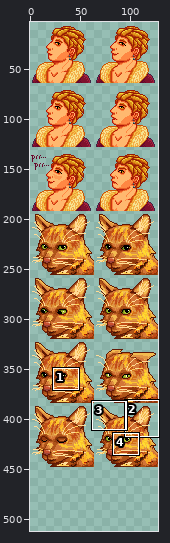
A sprite sheet gets an edit: assets/characters/TCK/catking_portraits.png. Above: a wide view before the commit, with the close-up outlined.
Close-up. As it was:
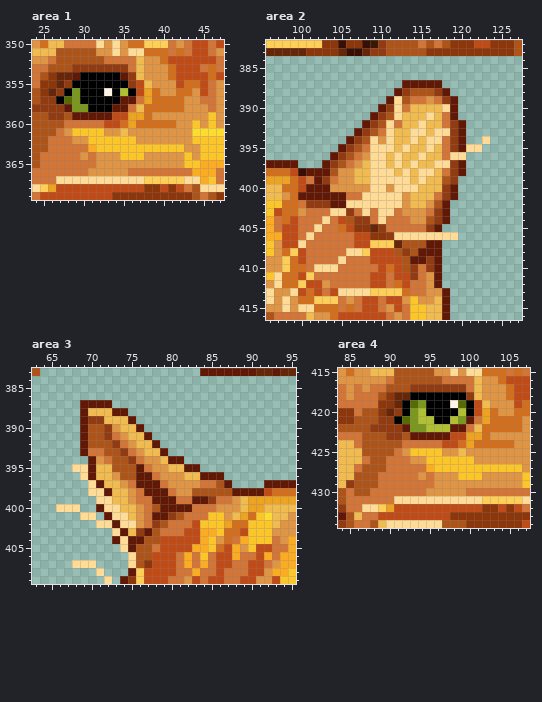
The file is 128x512 pixels. Colours within 5 levels of each other are drawn and written as one. Shown: area 1: x 24..47, y 350..369; area 2: x 96..127, y 382..416; area 3: x 63..95, y 383..409; area 4: x 84..107, y 415..434. The wide view leaves out empty margins. The commit also changed other parts of the picture, which this record leaves out.
New version:
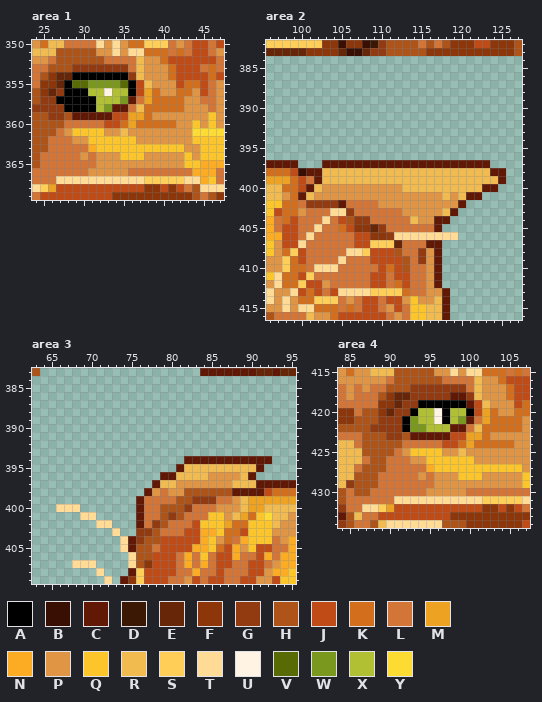
Palette (. is transparent): A #000000  B #380f02  C #611804  D #3b1803  E #662607  F #8c360a  G #933b10  H #ae5419  J #c14b16  K #d36f1c  L #d37537  M #eda321  N #fbac23  P #e09544  Q #fcc62b  R #f2bb50  S #ffce56  T #ffdb95  U #fff4e3  V #586a04  W #7a981d  X #b1c032  Y #fedb32
What changed:
Changed rows in their new state; - is an unchanged pixel.
Area 1:
first column x 28:
354 -A-----A-
355 AVVWWWWVA
356 -A-XX-X--
357 AA--XXXW-
358 AAA-XW---
Area 2:
first column x 101:
387 ------------.....--------
388 -----------.......-------
389 ----------.........------
390 ---------..........------
391 --------...........------
392 -------.............-----
393 ------..............-----
394 -----...............--.--
395 ----..................---
396 ---.................-----
397 ---CCCCCCCCCCCCCCCC-CCC--
398 --RRRR--RRR-R-RR-RRRRRRCC
399 --RRRR--RRRRR-R--RRRRRRRC
400 -RP-----PP-PRR---RRRRRCC-
401 RPPPPPPPPPPP-PPPPRPRCC---
402 ---G-LLLLPPP-PP-PPPC-----
403 -------L-LL----PPRC------
404 ---------L---R-PC--------
405 ---------------L---------
407 ------------LLL----------
408 ------------LLGP---------
409 -------------LGP---------
410 -------------L-P---------
411 -------------L-----------
Area 3:
first column x 68:
387 -....--------------------
388 -......------------------
389 -.......-----------------
390 -........----------------
391 -.........---------------
392 -..........--------------
393 -...........-------------
394 --............CCCCCCCCCCC
395 .............CRRRRRRRRRC-
396 -..........CCR--RPPPPRC--
397 --........-RR---PPPPRRRC-
398 --.......-PLP-H----------
399 ---.....C-LLLHHGG--------
400 ---.....C-LHHHG----------
401 ----....C-LH-------------
402 -----...C----------------
403 ------..-G---------------
404 -----.--G----------------
Area 4:
first column x 91:
418 --GGGGGCC-
419 -GGA---AAC
420 -GA-XU-X--
421 GA---U----
422 -A--------
Pixel boxes of the changes (left, top, right, bottom) in both close-ups:
changed: (64, 72, 136, 112)
changed: (306, 80, 506, 280)
changed: (72, 400, 272, 544)
changed: (394, 392, 474, 432)
